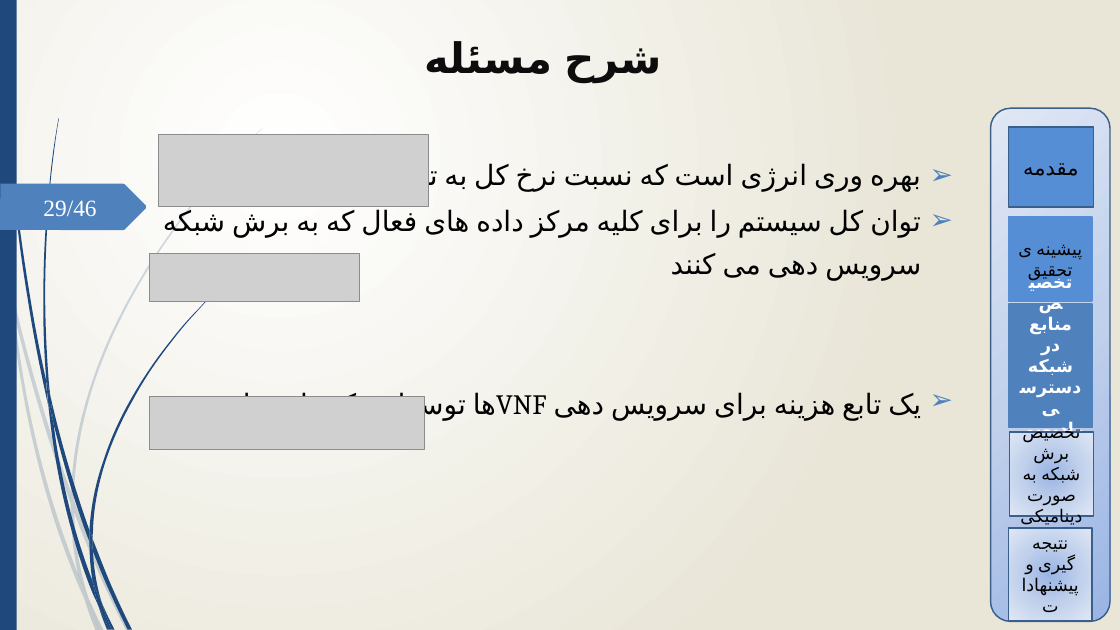
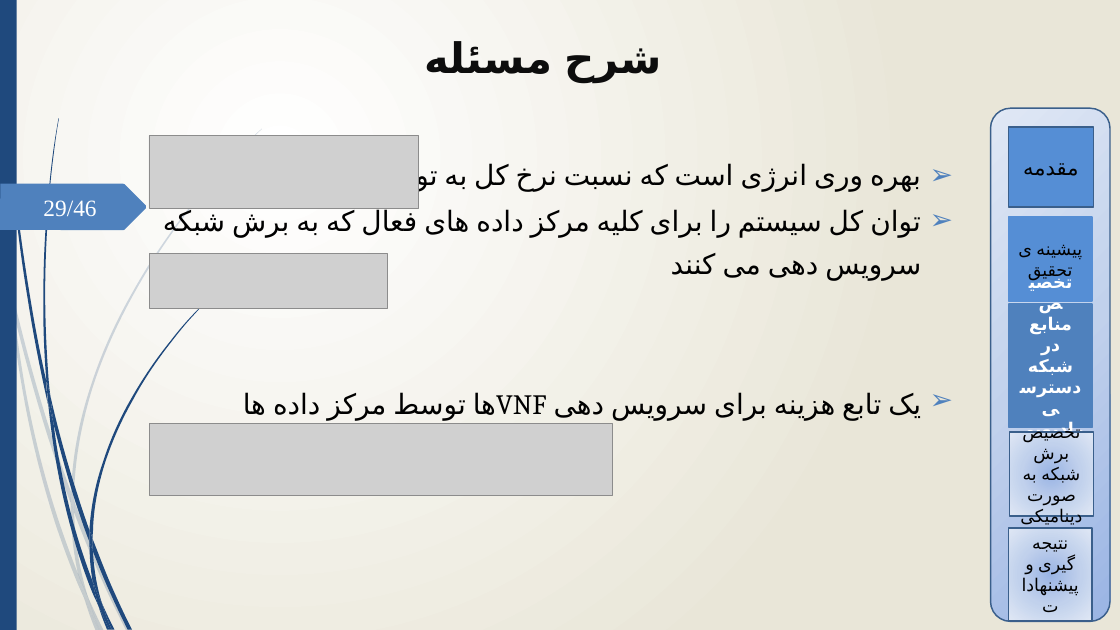
Before and after one commit to mkm1992/phd-project, a slide deck: slide 29 of Latex/tex1/proposal.pptx. Drawn at 1120x630 pixels with LibreOffice and Linux fonts; fonts in the diff are those of the drawing; grey boxes stand for pictures; background and template pictures are left out. Boxes give left, top, right and bottom in pixels: in the first picture for what was removed or moved away, otherwise in the second. Text is boxed around its words. In the diff, an @@ line names an element or a change of style, - is before the commit and + after.

```diff
--- a/Latex/tex1/proposal.pptx
+++ b/Latex/tex1/proposal.pptx
@@ picture: place and size @@
-picture at [159,134,429,207]
+picture at [149,136,418,208]
@@ picture: place and size @@
-picture at [150,254,360,302]
+picture at [150,254,387,308]
@@ picture removed at [150,397,424,449] @@
@@ picture added at [150,423,613,496] @@
```
Also in this commit, not shown: 9 other slides changed, 7 other files.
